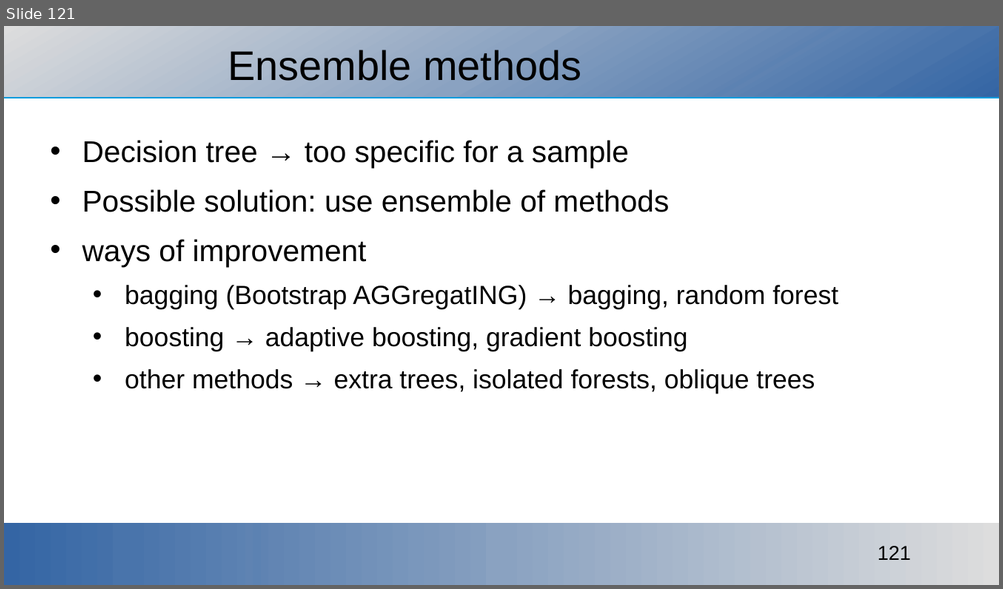
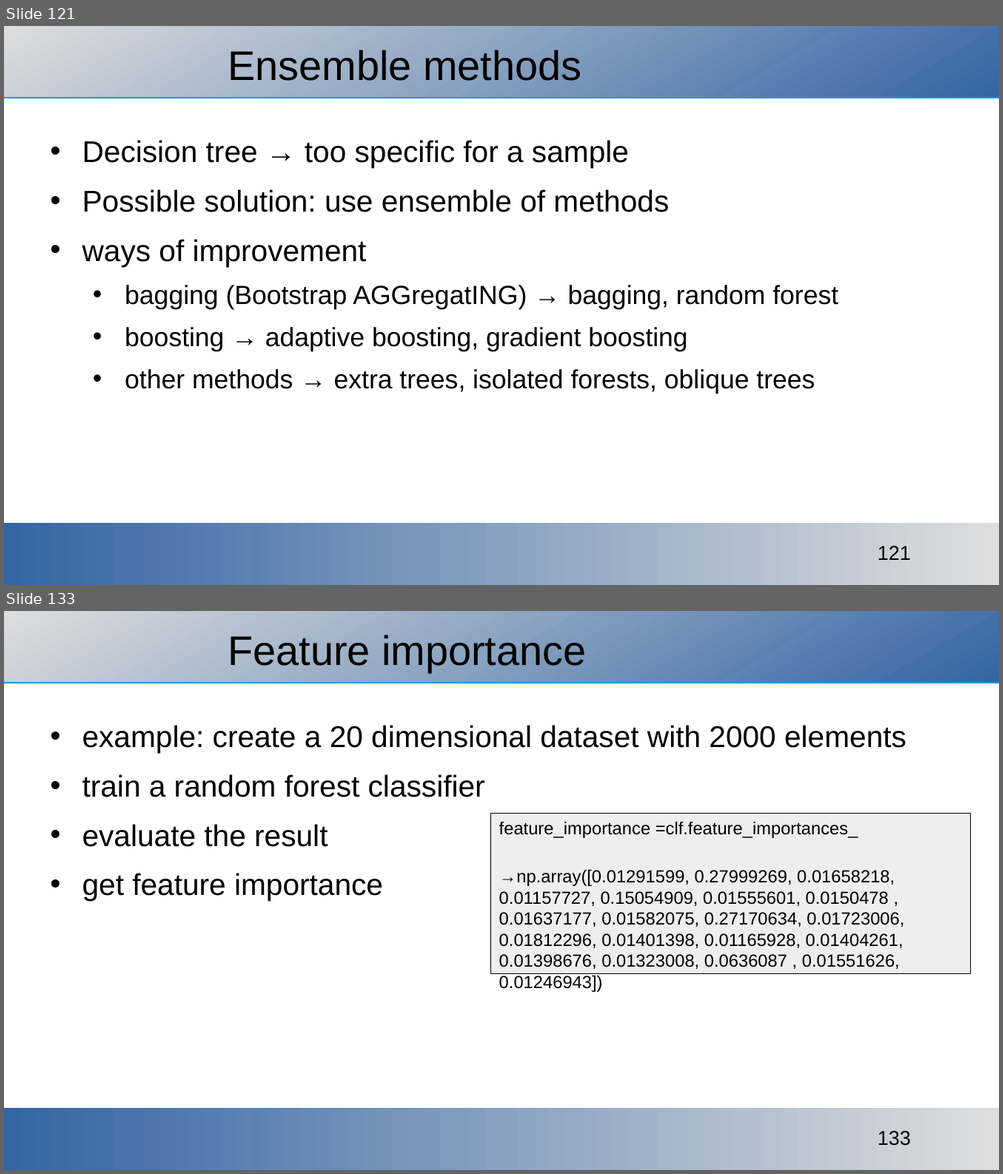
Before and after one commit to ajakovac/ML-in-Practice-I, a slide deck: ML in practice.odp. Shown one above the other, each under a label of ours: slide 121 before the commit, slides 121 and 133 after it; the slides between them are not shown. The pictures are 1003x589 and 1003x1174 pixels, drawn with LibreOffice and Linux fonts; fonts in the diff are those of the drawing; background and template pictures are left out. Boxes give left, top, right and bottom in pixels: in the first picture for what was removed or moved away, otherwise in the second. Text is boxed around its words. In the diff, an @@ line names an element or a change of style, - is before the commit and + after.

```diff
--- a/ML in practice.odp
+++ b/ML in practice.odp
@@ slide 133 added at (x1=4, y1=611, x2=999, y2=1170), background #FFFFFF; not listed: 3 template elements that a slide beside it also shows @@
@@ title added at (x1=227, y1=635, x2=586, y2=672), 33 pt, text #000000 @@
+Feature importance
@@ text added at (x1=82, y1=725, x2=906, y2=901), 24 pt, text #000000 @@
+• example: create a 20 dimensional dataset with 2000 elements
+• train a random forest classifier
+• evaluate the result
+• get feature importance
@@ rectangle added at (x1=490, y1=813, x2=970, y2=974), fill #EEEEEE, outline #000000 0.51 pt, 14 pt, text #000000 @@
+feature_importance =clf.feature_importances_
+→np.array([0.01291599, 0.27999269, 0.01658218, 0.01157727, 0.15054909, 0.01555601, 0.0150478 , 0.01637177, 0.01582075, 0.27170634, 0.01723006, 0.01812296, 0.01401398, 0.01165928, 0.01404261, 0.01398676, 0.01323008, 0.0636087 , 0.01551626, 0.01246943])
```
Also in this commit, not shown: 6 slides changed, 19 other slides added, 15 other files.
